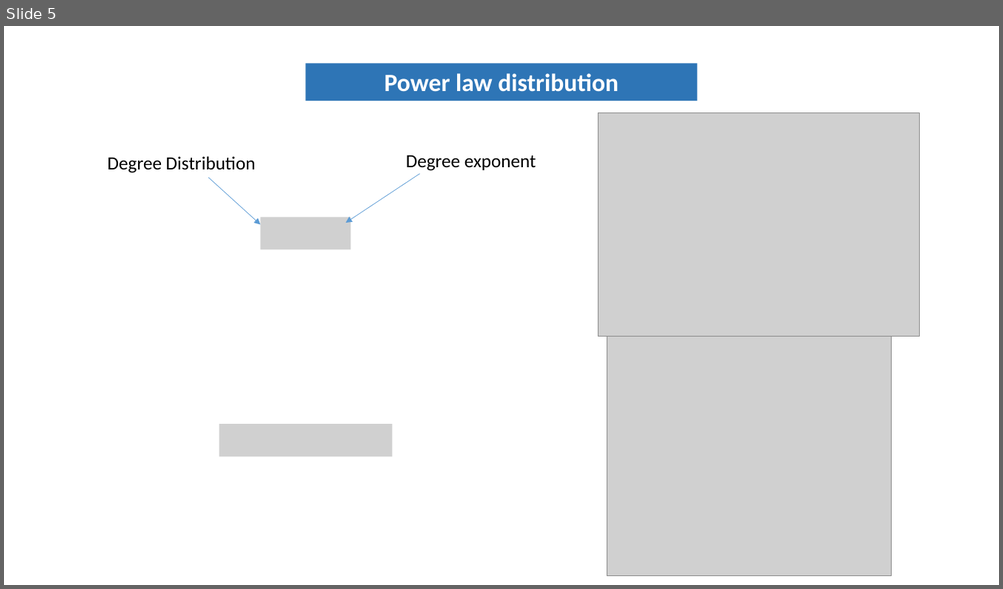
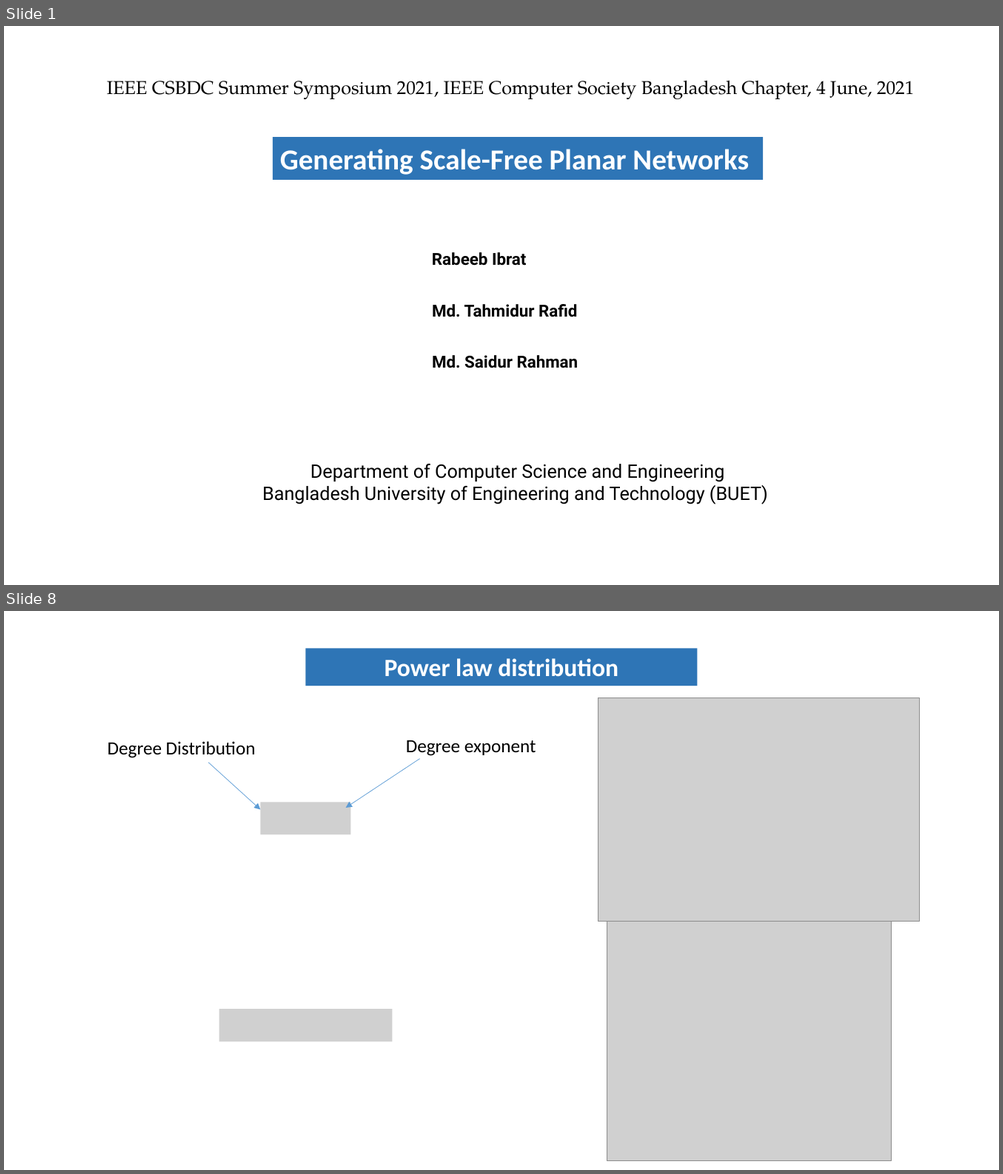
Before and after one commit to tahmidurrafid/generating-Planar-Graph, a slide deck: presentationFinal.pptx. Shown one above the other, each under a label of ours: slide 5 before the commit, slides 1 and 8 after it; the slides between them are not shown. The pictures are 1003x589 and 1003x1174 pixels, drawn with LibreOffice and Linux fonts; fonts in the diff are those of the drawing; grey boxes stand for pictures. Boxes give left, top, right and bottom in pixels: in the first picture for what was removed or moved away, otherwise in the second. Text is boxed around its words. In the diff, an @@ line names an element or a change of style, - is before the commit and + after.

```diff
--- a/presentationFinal.pptx
+++ b/presentationFinal.pptx
@@ slide 1 added at (4,26,999,585), background #FFFFFF @@
@@ text added at (107,80,913,99), 18 pt, text #000000 @@
+IEEE CSBDC Summer Symposium 2021, IEEE Computer Society Bangladesh Chapter, 4 June, 2021
@@ rectangle added at (273,137,762,180), fill #2E75B6, 28 pt, text #FFFFFF, bold @@
+Generating Scale-Free Planar Networks
@@ text added at (432,252,526,266), 16 pt, text #000000, bold @@
+Rabeeb Ibrat
@@ text added at (432,304,577,318), 16 pt, text #000000, bold @@
+Md. Tahmidur Rafid
@@ text added at (432,355,578,369), 16 pt, text #000000, bold @@
+Md. Saidur Rahman
@@ text added at (262,464,768,505), 18 pt, text #000000 @@
+Department of Computer Science and Engineering
+Bangladesh University of Engineering and Technology (BUET)
@@ what was slide 5 is now slide 8 @@
```
Also in this commit, not shown: 1 slide changed, 10 other slides added, 9 slides removed.
